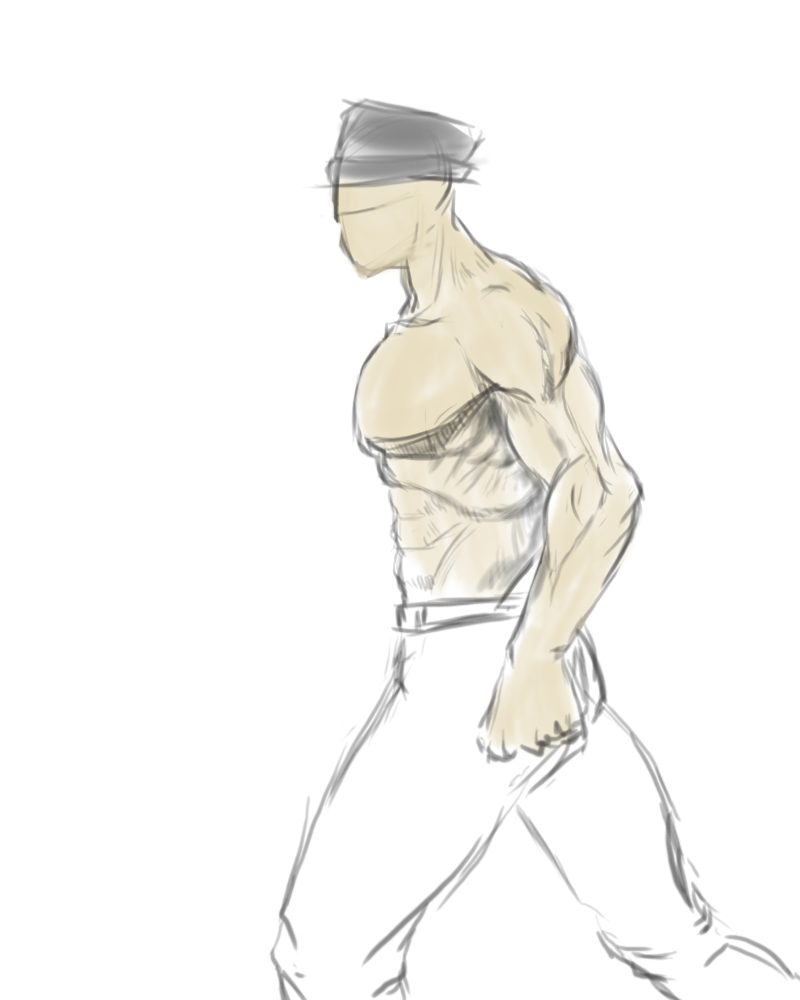
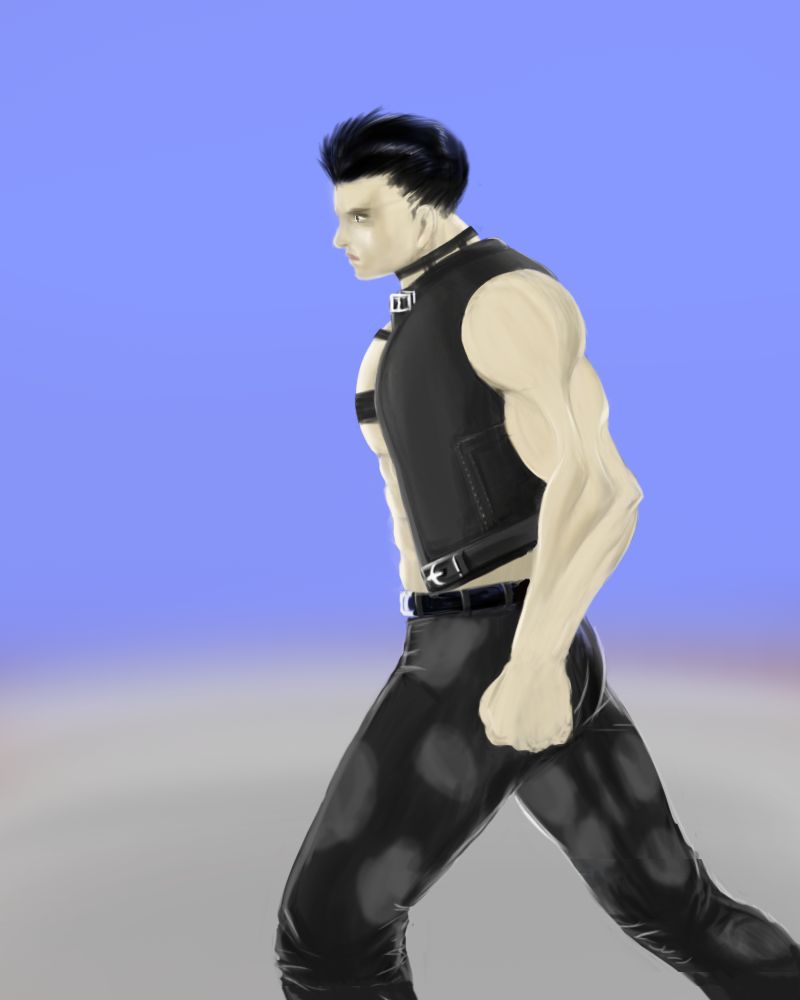
Layered file, before and after one edit (800 x 1000). Changes by layer:
renamed "Layer 2" to "hat", hid it, painted on it over [321, 95, 491, 191]
added group "clothes" with 2 layers in group "Group 1" over [344, 221, 600, 619]
added layer "Layer 2" in group "clothes" over [372, 234, 600, 619]
added layer "belt_body" in group "clothes" over [344, 221, 542, 597]
added group "Group 3" with 1 layers in group "Group 1" over [303, 104, 645, 767]
moved "skin" into group "Group 3", painted on it over [268, 96, 800, 1000]
added group "Group 2" with 1 layers in group "Group 1" over [258, 569, 800, 1000]
added layer "trou" in group "Group 2" over [258, 569, 800, 1000]
added group "bk" with 1 layers over [0, 0, 800, 1000]
moved "Layer 1" into group "bk", painted on it over [0, 0, 800, 1000]
